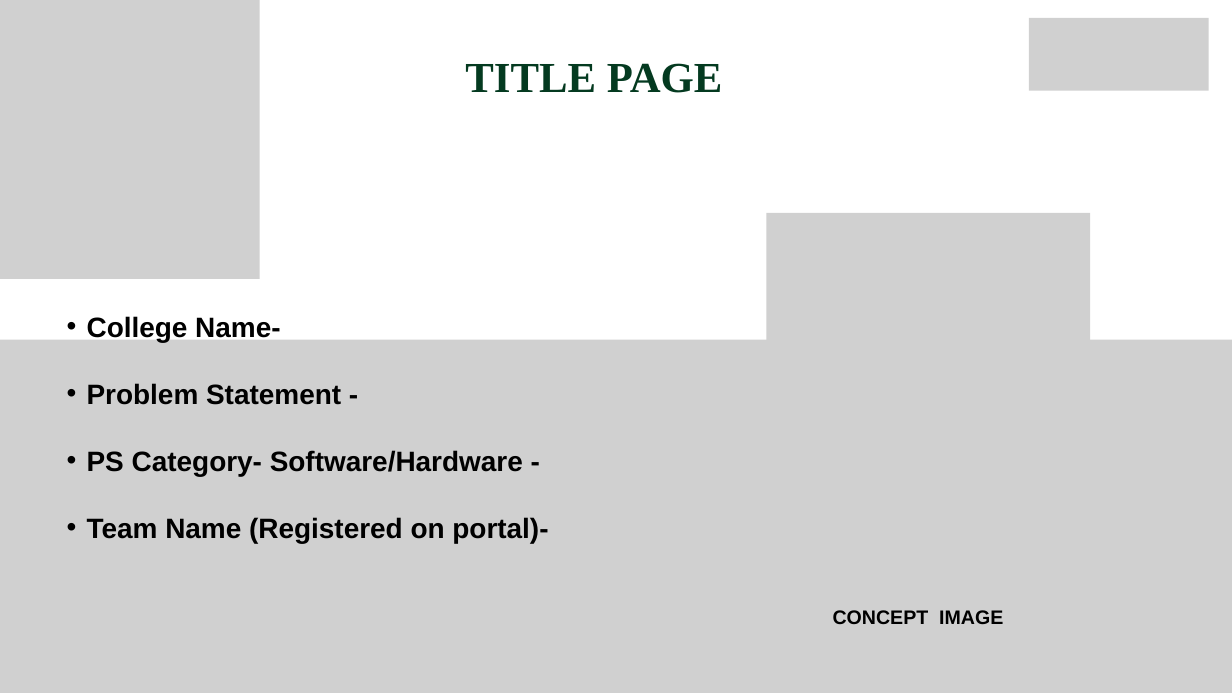
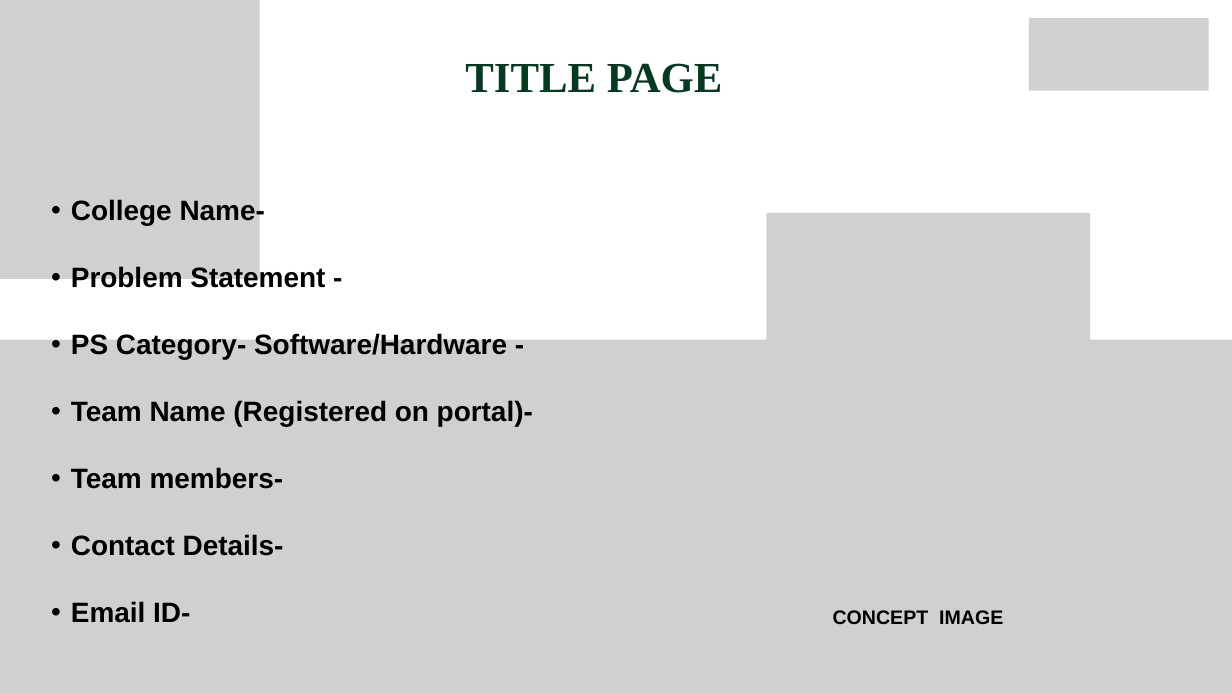
Before and after one commit to HARISHKARTHIKK/ECO-TRONICS, a slide deck: slide 1 of sample_ppt.pptx. Drawn at 1232x693 pixels with LibreOffice and Linux fonts; fonts in the diff are those of the drawing; grey boxes stand for pictures. Boxes give left, top, right and bottom in pixels: in the first picture for what was removed or moved away, otherwise in the second. Text is boxed around its words. In the diff, an @@ line names an element or a change of style, - is before the commit and + after.

Commit message:
reg2

```diff
--- a/sample_ppt.pptx
+++ b/sample_ppt.pptx
@@ text "College Name-": place and size @@
-text "College Name-" at bbox=[87, 316, 548, 543]
+text "College Name-" at bbox=[71, 198, 533, 623]
@@ text at bbox=[71, 467, 284, 623]: paragraphs added @@
+  • Team members-
+  • Contact Details-
+  • Email ID-
```
